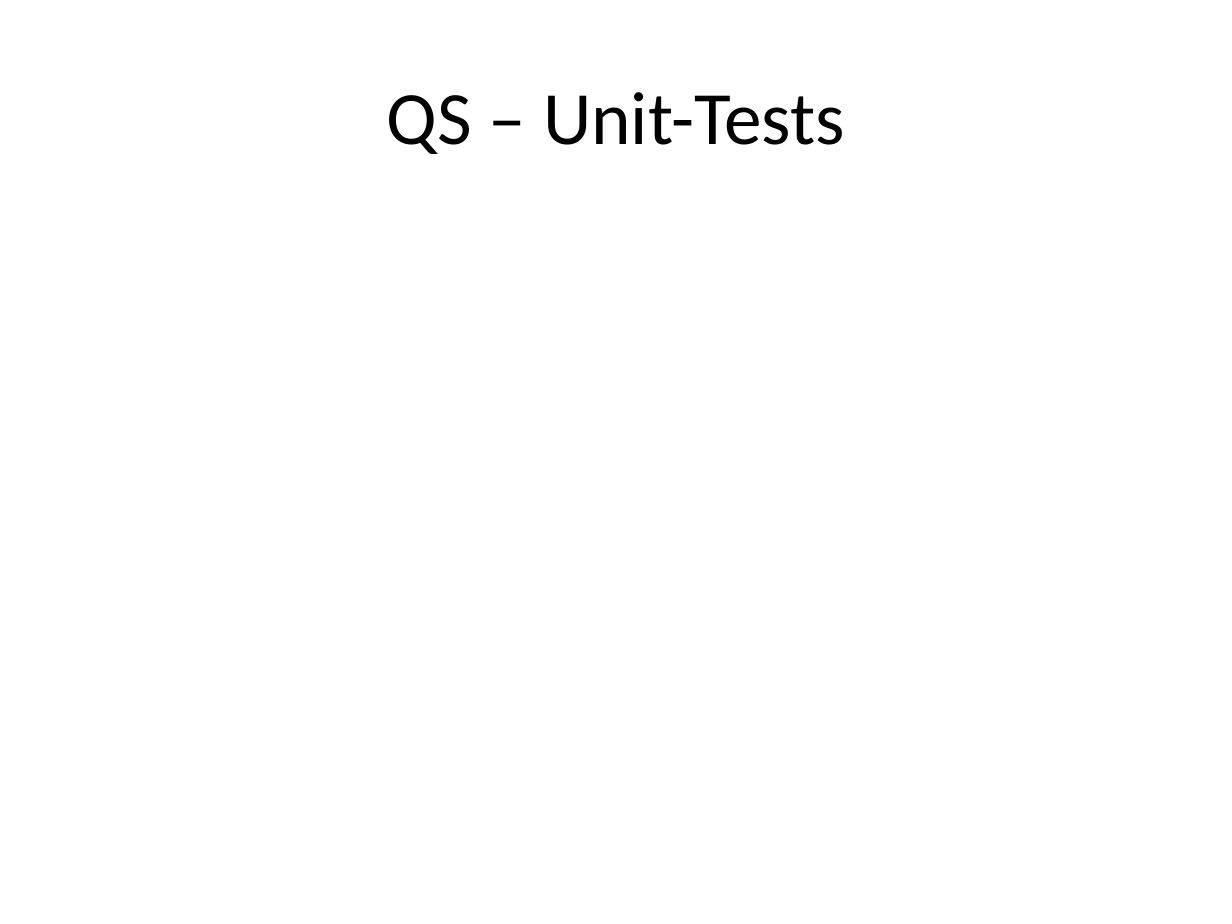
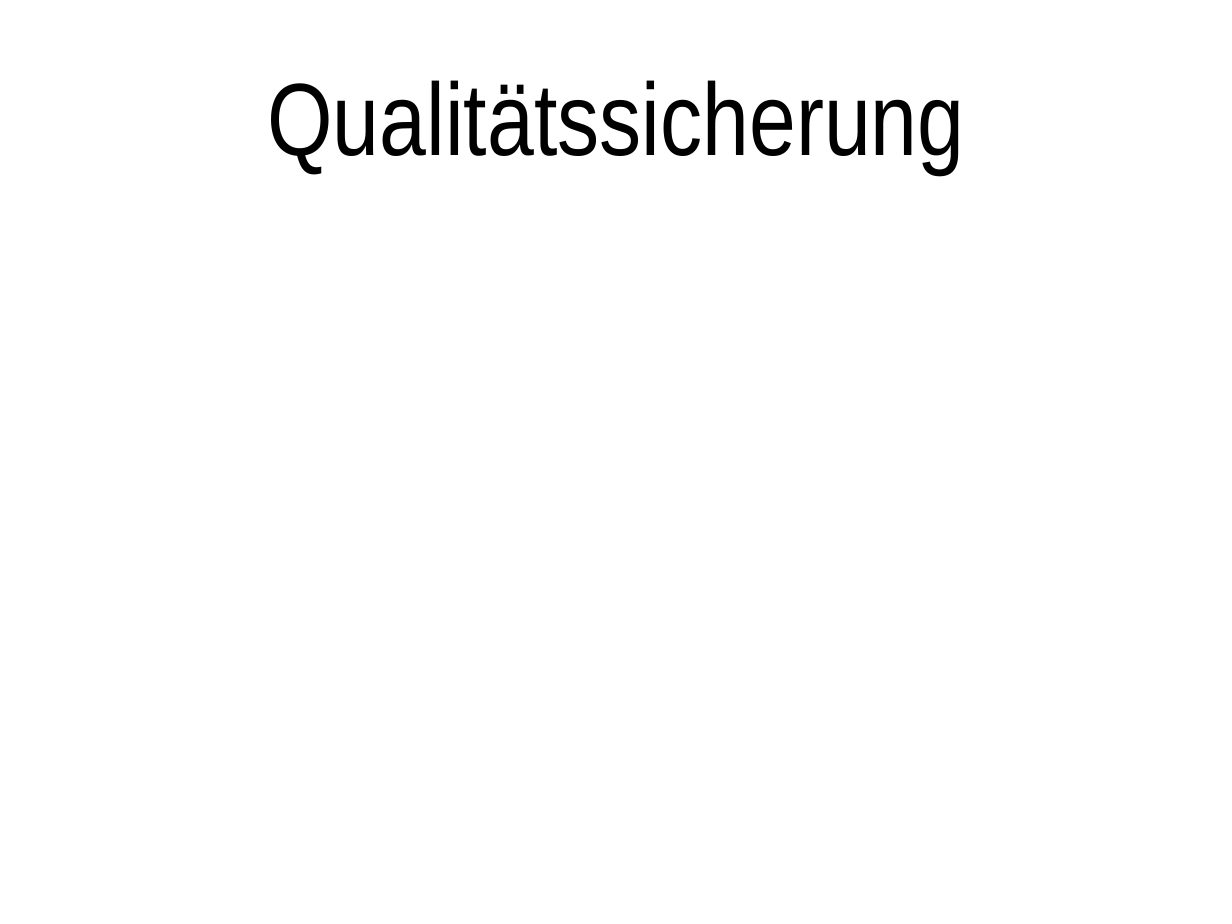
Before and after one commit to daleitner/SE2_Project, a slide deck: slide 6 of Endpräsentation_Leitfaden.pptx. Drawn at 1232x924 pixels with LibreOffice and Linux fonts; fonts in the diff are those of the drawing. Boxes give left, top, right and bottom in pixels: in the first picture for what was removed or moved away, otherwise in the second. Text is boxed around its words. In the diff, an @@ line names an element or a change of style, - is before the commit and + after.

```diff
--- a/Endpräsentation_Leitfaden.pptx
+++ b/Endpräsentation_Leitfaden.pptx
@@ title at bbox=[267, 80, 964, 173]: text changed; size 44 to 60 pt; font Calibri to Arial Narrow @@
-QS – Unit-Tests
+Qualitätssicherung
```
Also in this commit, not shown: 2 other slides changed, 2 other files.
